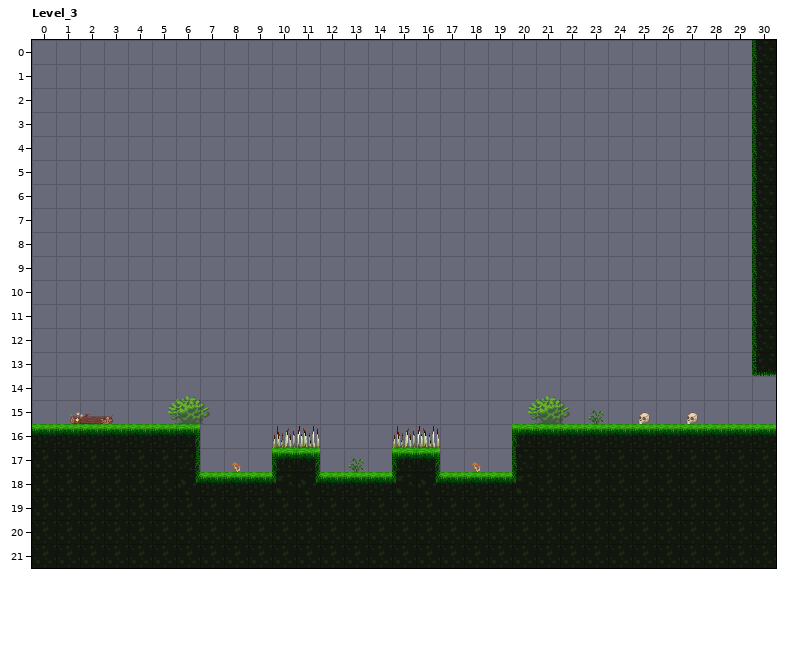
Two states of a LDtk project, Assets/Mefedron(kolya)/LDtk_Lvls/Lvl_3.ldtk. Above, as it was before the edit.
Cells are 32x32 px. Shown: Level_3 x 0..30, y 0..21. The commit also changed other parts of the map, which this record leaves out.
New version:
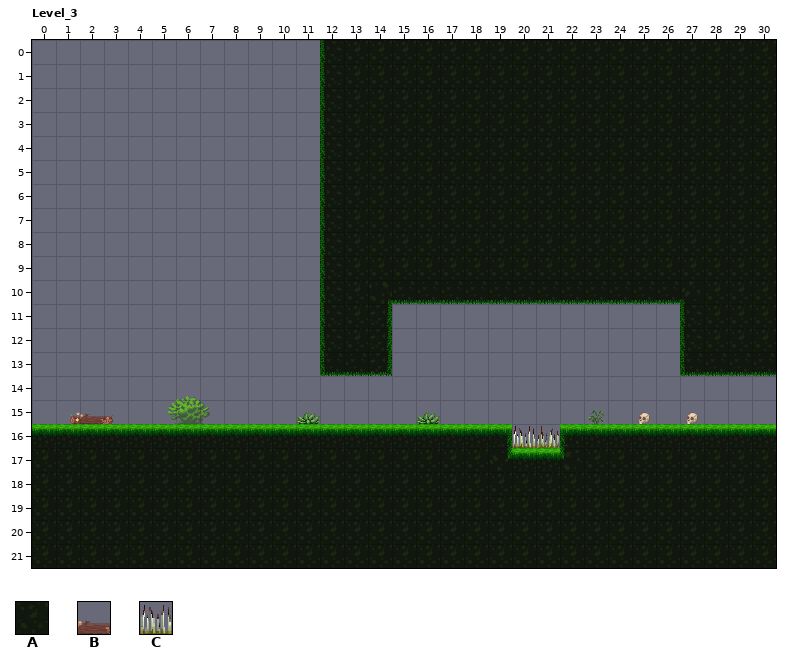
Key: from "Ground": A 1 "Ground"; from "Objects": B 1 "Objects"; from "Traps": C 1 "Traps".
_ is an empty cell.
Difference:
{"where": "layer \"Ground\""}
{"y":0,"x":12,"old":"__________________","new":"AAAAAAAAAAAAAAAAAA"}
{"y":1,"x":12,"old":"__________________","new":"AAAAAAAAAAAAAAAAAA"}
{"y":2,"x":12,"old":"__________________","new":"AAAAAAAAAAAAAAAAAA"}
{"y":3,"x":12,"old":"__________________","new":"AAAAAAAAAAAAAAAAAA"}
{"y":4,"x":12,"old":"__________________","new":"AAAAAAAAAAAAAAAAAA"}
{"y":5,"x":12,"old":"__________________","new":"AAAAAAAAAAAAAAAAAA"}
{"y":6,"x":12,"old":"__________________","new":"AAAAAAAAAAAAAAAAAA"}
{"y":7,"x":12,"old":"__________________","new":"AAAAAAAAAAAAAAAAAA"}
{"y":8,"x":12,"old":"__________________","new":"AAAAAAAAAAAAAAAAAA"}
{"y":9,"x":12,"old":"__________________","new":"AAAAAAAAAAAAAAAAAA"}
{"y":10,"x":12,"old":"__________________","new":"AAAAAAAAAAAAAAAAAA"}
{"y":11,"x":12,"old":"___","new":"AAA"}
{"y":11,"x":27,"old":"___","new":"AAA"}
{"y":12,"x":12,"old":"___","new":"AAA"}
{"y":12,"x":27,"old":"___","new":"AAA"}
{"y":13,"x":12,"old":"___","new":"AAA"}
{"y":13,"x":27,"old":"___","new":"AAA"}
{"y":16,"x":7,"old":"_____________AA","new":"AAAAAAAAAAAAA__"}
{"y":17,"x":7,"old":"___","new":"AAA"}
{"y":17,"x":12,"old":"___","new":"AAA"}
{"y":17,"x":17,"old":"___","new":"AAA"}
{"where": "layer \"Traps\""}
{"y":16,"x":10,"old":"CC","new":"__"}
{"y":16,"x":15,"old":"CC","new":"__"}
{"y":16,"x":20,"old":"__","new":"CC"}
{"where": "layer \"Objects\""}
{"y":15,"x":11,"old":"_","new":"B"}
{"y":15,"x":16,"old":"_","new":"B"}
{"y":15,"x":21,"old":"B","new":"_"}
{"y":17,"x":8,"old":"B","new":"_"}
{"y":17,"x":13,"old":"B","new":"_"}
{"y":17,"x":18,"old":"B","new":"_"}
